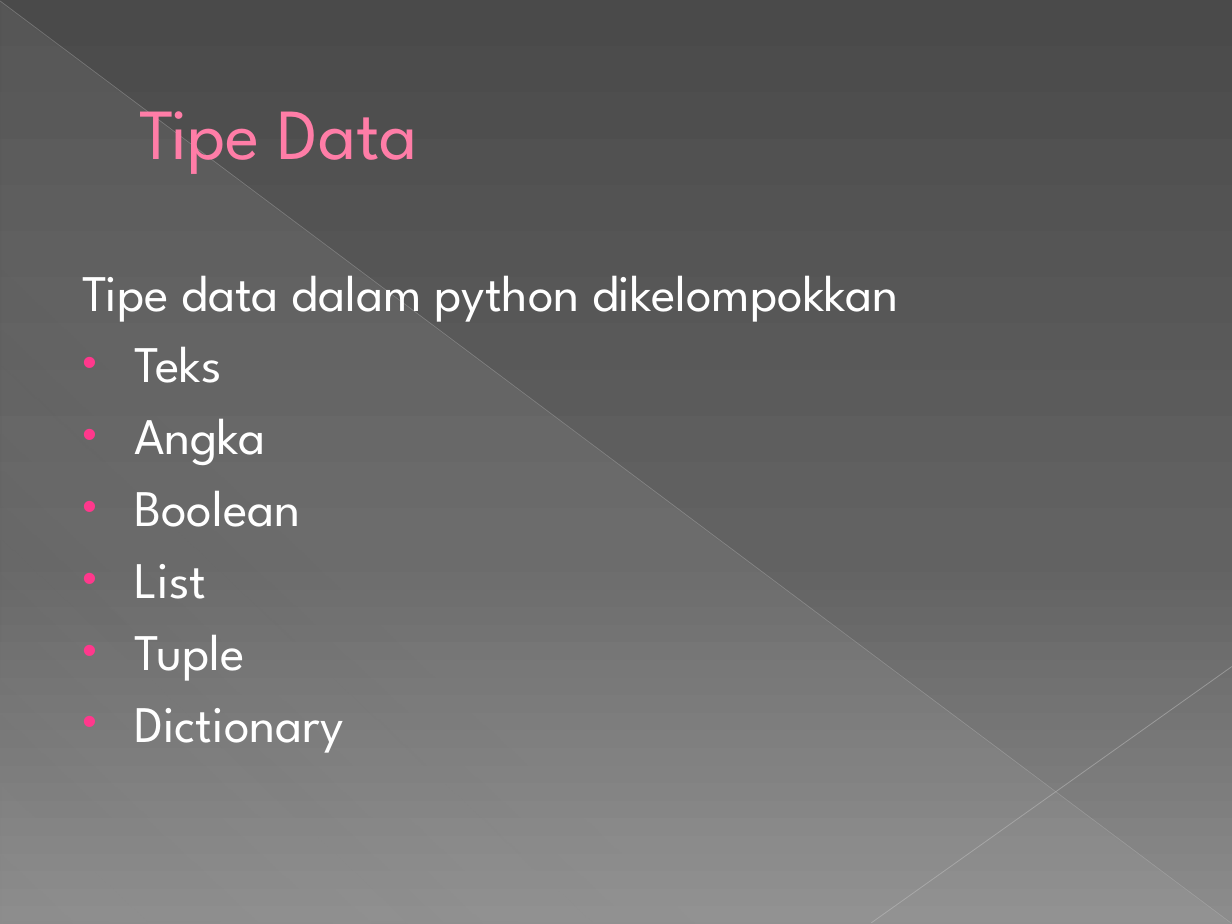
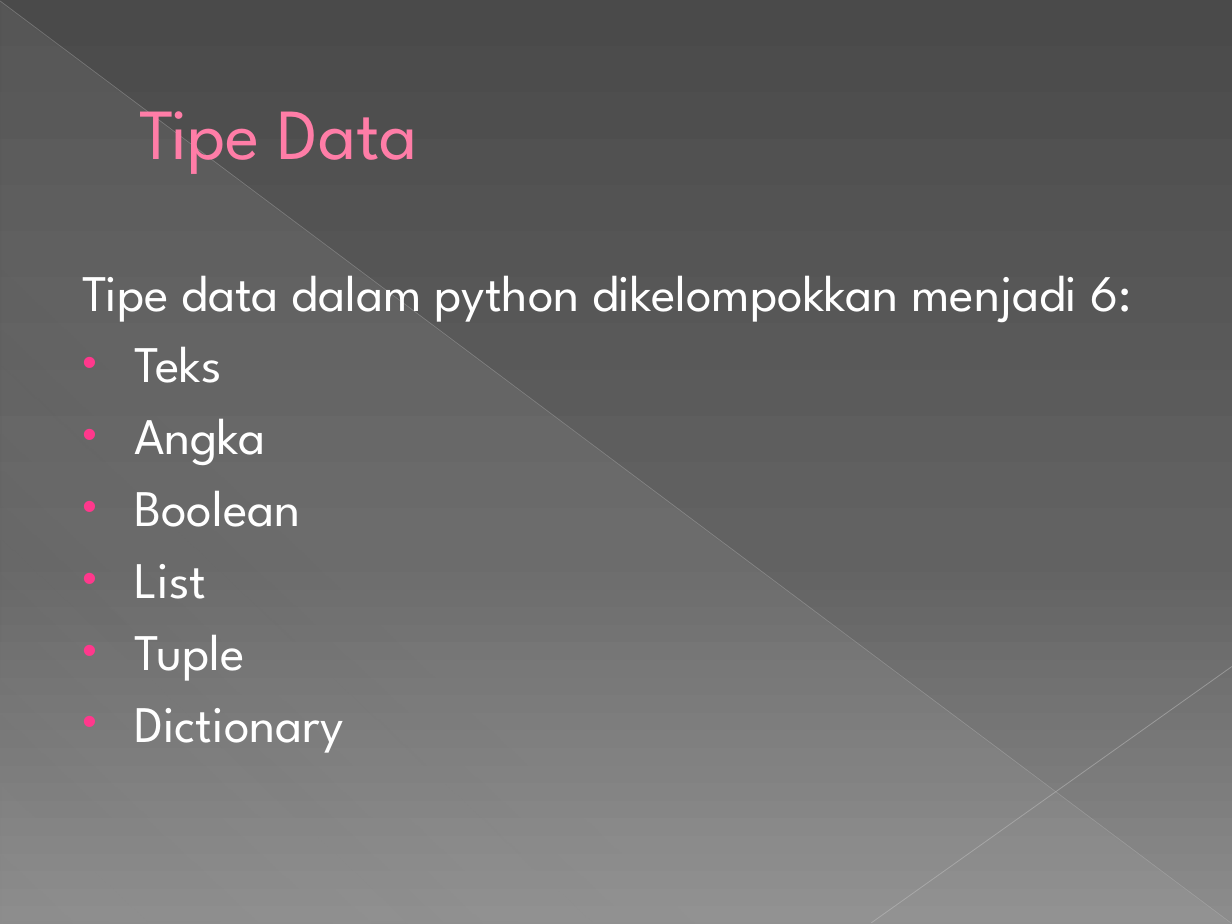
Before and after one commit to IrfanFadhilah48/Deep-Learning, a slide deck: slide 8 of DEEP LEARNING 1.pptx. Drawn at 1232x924 pixels with LibreOffice and Linux fonts; fonts in the diff are those of the drawing. Boxes give left, top, right and bottom in pixels: in the first picture for what was removed or moved away, otherwise in the second. Text is boxed around its words. In the diff, an @@ line names an element or a change of style, - is before the commit and + after.

```diff
--- a/DEEP LEARNING 1.pptx
+++ b/DEEP LEARNING 1.pptx
@@ text at box(82, 275, 1131, 323): text changed @@
-Tipe data dalam python dikelompokkan
+Tipe data dalam python dikelompokkan menjadi 6:
```
Also in this commit, not shown: 9 slides added.
